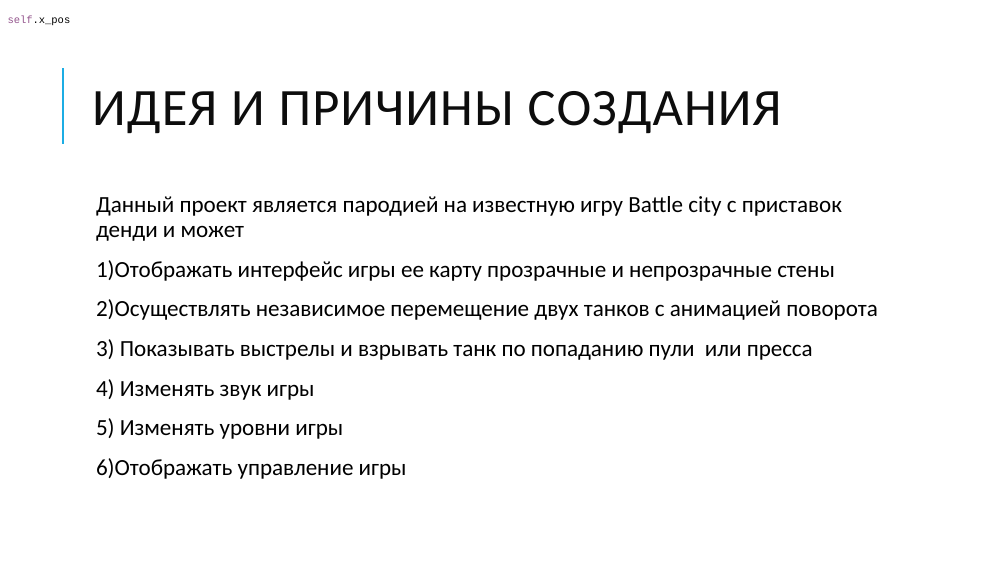
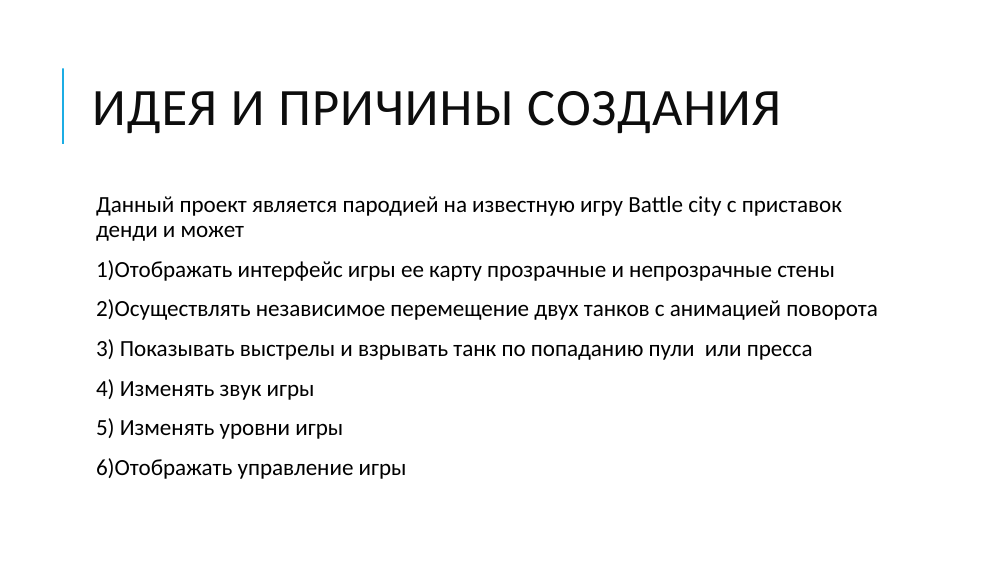
Before and after one commit to AmirHusnutdinov/Battle-City, a slide deck: slide 2 of ТАНЧИКИ НА pYGAME.pptx. Drawn at 1008x567 pixels with LibreOffice and Linux fonts; fonts in the diff are those of the drawing. Boxes give left, top, right and bottom in pixels: in the first picture for what was removed or moved away, otherwise in the second. Text is boxed around its words. In the diff, an @@ line names an element or a change of style, - is before the commit and + after.

```diff
--- a/ТАНЧИКИ НА pYGAME.pptx
+++ b/ТАНЧИКИ НА pYGAME.pptx
@@ text removed at bbox=[8, 15, 71, 25] @@
-self.x_pos
```
Also in this commit, not shown: 2 other slides changed.
